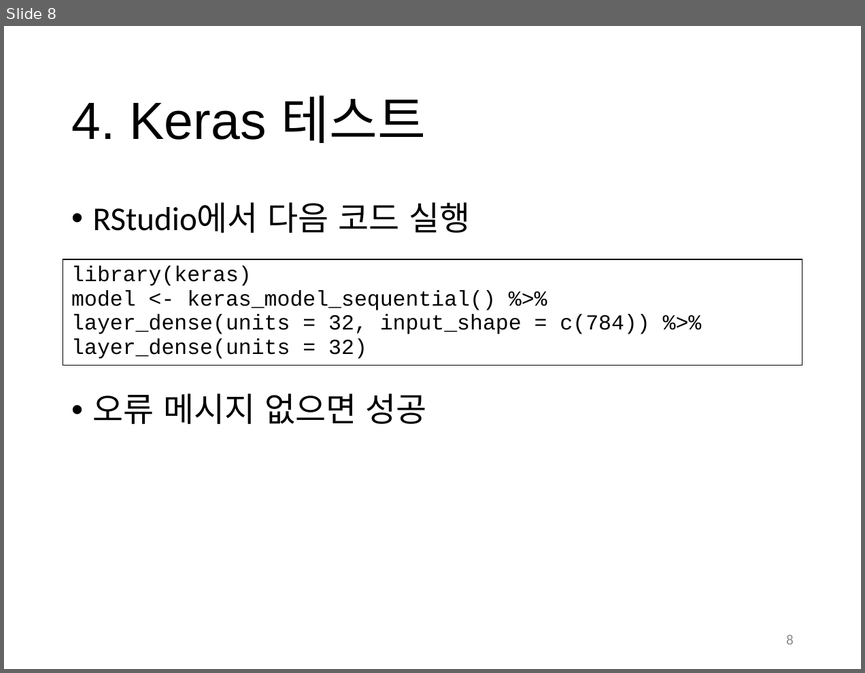
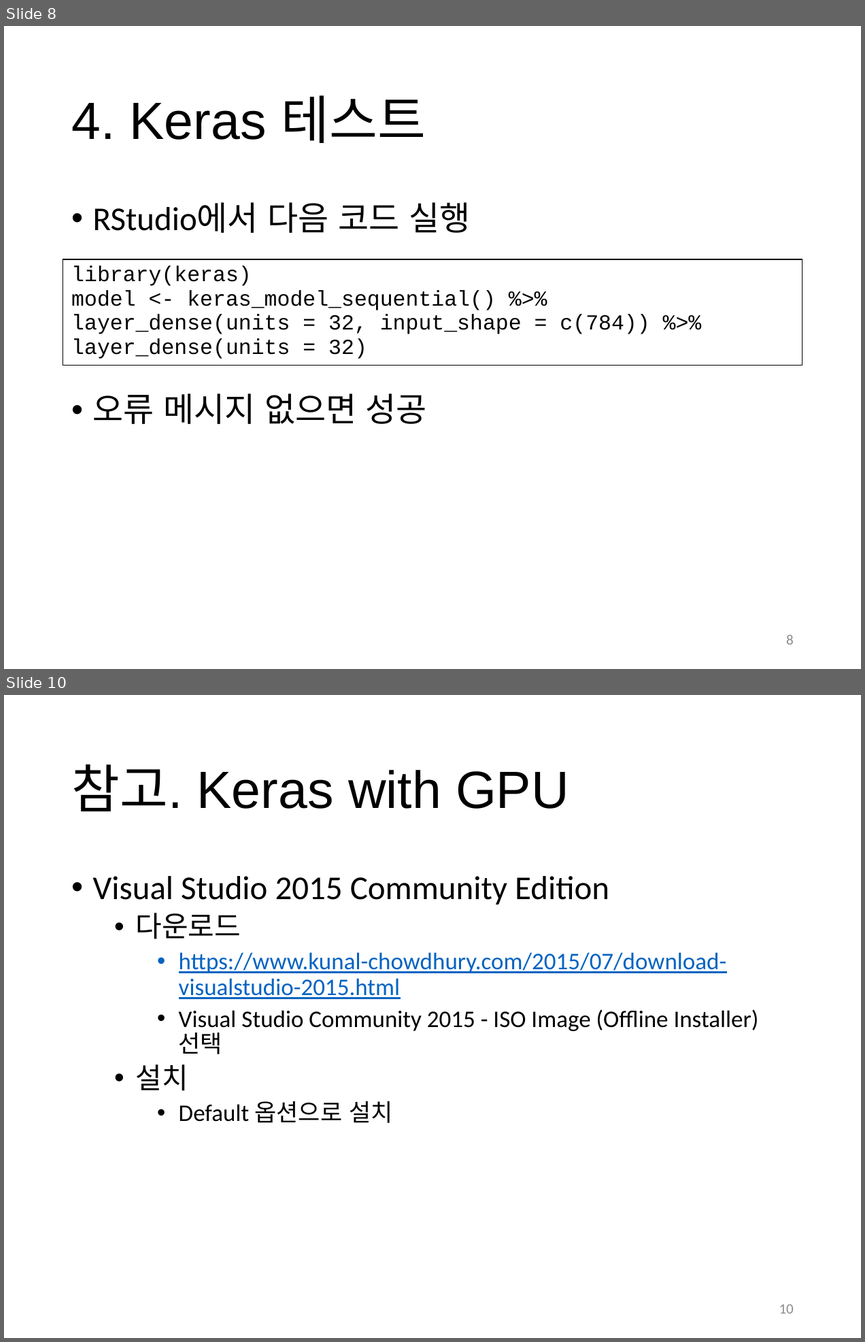
Before and after one commit to clingku/keras_study, a slide deck: slides/00_keras_R_setting_on_windows.pptx. Shown one above the other, each under a label of ours: slide 8 before the commit, slides 8 and 10 after it; the slides between them are not shown. The pictures are 865x673 and 865x1342 pixels, drawn with LibreOffice and Linux fonts; fonts in the diff are those of the drawing. Boxes give left, top, right and bottom in pixels: in the first picture for what was removed or moved away, otherwise in the second. Text is boxed around its words. In the diff, an @@ line names an element or a change of style, - is before the commit and + after.

```diff
--- a/slides/00_keras_R_setting_on_windows.pptx
+++ b/slides/00_keras_R_setting_on_windows.pptx
@@ slide 10 added at [4, 695, 861, 1338], background #FFFFFF @@
@@ title added at [71, 764, 569, 811], 44 pt, text #000000 @@
+참고. Keras with GPU
@@ text added at [93, 876, 759, 1123], 20 pt, text #000000 @@
+• Visual Studio 2015 Community Edition
+  • 다운로드
+    • https://www.kunal-chowdhury.com/2015/07/download-visualstudio-2015.html
+    • Visual Studio Community 2015 - ISO Image (Offline Installer) 선택
+  • 설치
+    • Default 옵션으로 설치
@@ page number added at [779, 1304, 793, 1313], 12 pt, text #8C8C8C @@
+10
```
Also in this commit, not shown: 4 other slides added.
